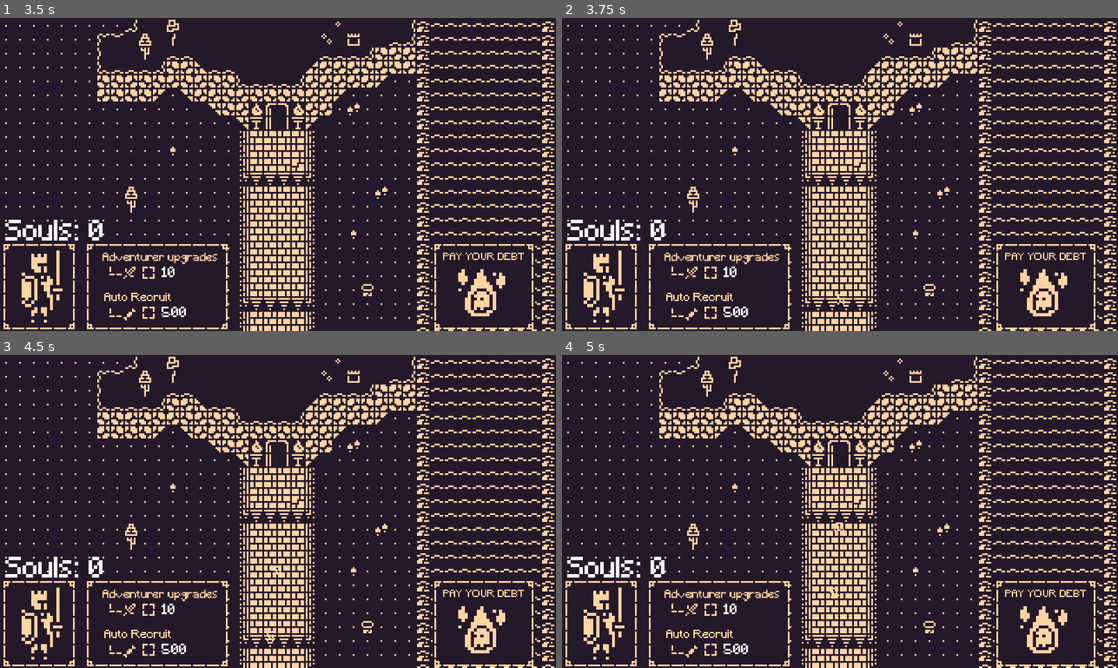
Above: before the commit, frames 1-4 (two rows, left to right).
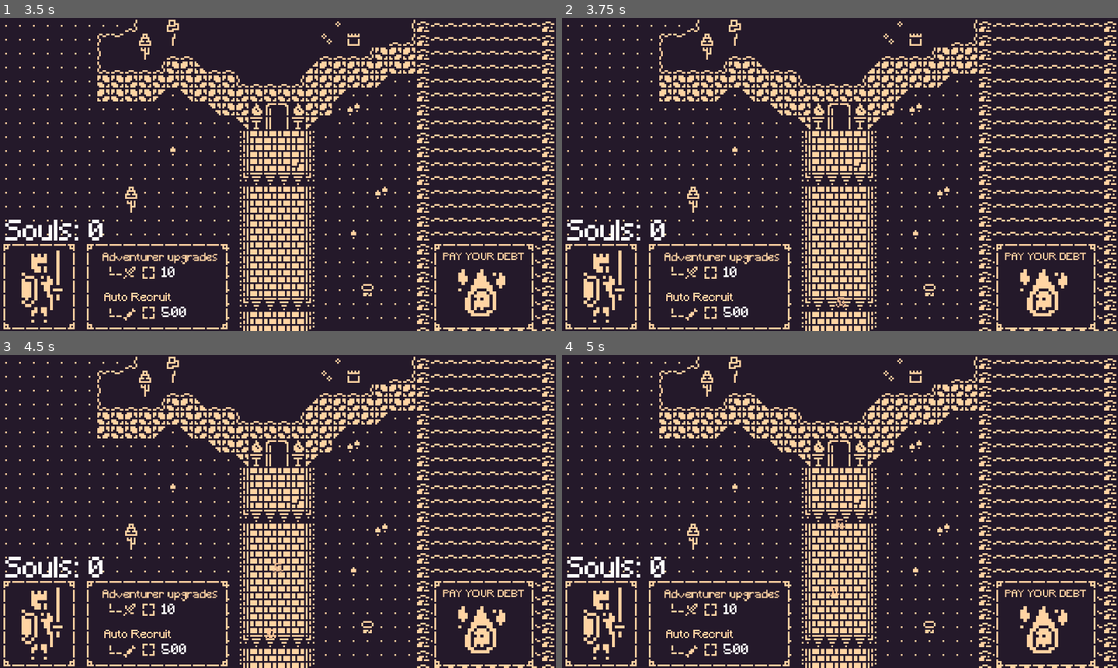
Above: after the commit, the same moments.

Repository: taylorlosch/Jamsepticeye_2025
Game: Godot game, scene res://scenes/main.tscn
Same seed, same stepped clock (60 frames per second), same inputs: the game is played once before the commit and once after it. The project has no main scene, so this scene is started directly.
Inputs (mouse positions are in pixels of both pictures, inside the frame that each line leads up to):
- Up to frame 1 (3.5 s): click "10" at 0.5 s; click "500" at 1.25 s; click (483, 290) at 2.02 s; click (483, 290) at 2.77 s
- Up to frame 2 (3.75 s): click (600, 287) at 3.5 s
- Up to frame 3 (4.5 s): click (38, 624) at 4.25 s
- Up to frame 4 (5 s): no input

Frame 1 is identical in both runs. In frame 2, less than 0.1% of the frame differs, in the area x 49-52%, y 88-93%; in frame 3, less than 0.1%, in the area x 47-51%, y 66-92%; in frame 4, less than 0.1%.

Commit message:
added pay debt button

Diff:
--- a/adventurer-game/autoload/game_manager.gd
+++ b/adventurer-game/autoload/game_manager.gd
@@ -5,8 +5,8 @@
 
 
 var auto_spawn_enabled: bool = false
-var auto_spawn_rate: float = 1.0  # Seconds between auto-spawns
-var auto_spawn_level: int = 0  # Track how many times upgraded
+var auto_spawn_rate: float = 1.0
+var auto_spawn_level: int = 0
 
 # Called when spirit is collected
 func add_spirits(amount: int) -> void:
--- a/adventurer-game/scenes/main.tscn
+++ b/adventurer-game/scenes/main.tscn
@@ -742,7 +742,7 @@
 grow_vertical = 0
 theme_override_styles/panel = SubResource("StyleBoxFlat_tbgi4")
 
-[node name="PayDebt" type="TextureButton" parent="UI/BottomPanel2"]
+[node name="PayDebtButton" type="TextureButton" parent="UI/BottomPanel2"]
 layout_mode = 0
 offset_left = 13.0
 offset_top = 12.0
--- a/adventurer-game/scripts/dungeon.gd
+++ b/adventurer-game/scripts/dungeon.gd
@@ -5,16 +5,14 @@
 	area_entered.connect(_on_area_entered)
 
 func _process(delta: float) -> void:
-	# Get all overlapping areas
 	var overlapping = get_overlapping_areas()
 
-	# Delete any heroes touching the dungeon
 	for area in overlapping:
 		if area.name == "Hero":
 			if area.has_method("die"):
-				area.die()  # Call hero's die function
+				area.die()
 			else:
-				area.queue_free()  # Fallback
+				area.queue_free()
 
 func _on_body_entered(body: Node2D) -> void:
 	print("Body entered: ", body.name)
--- a/adventurer-game/scripts/hero.gd
+++ b/adventurer-game/scripts/hero.gd
@@ -1,19 +1,31 @@
 extends Area2D
-
 
 var spirit_scene = preload("res://scenes/spirit.tscn")
 var target_position: Vector2 = Vector2.ZERO
 var speed: float = 50.0
 var spirit_worth: int = 1
 
+var bob_speed: float = 0.0
+var bob_amount: float = 0.0
+var bob_offset: float = 0.0
 
+func _ready() -> void:
+	bob_speed = randf_range(0.01, 0.02)
+	bob_amount = randf_range(1.5, 3.0)
+	bob_offset = randf_range(0.0, TAU)
+
+	# Optional: Random color tint
+	$AnimatedSprite2D.modulate = Color(
+		randf_range(0.8, 1.0),
+		randf_range(0.8, 1.0),
+		randf_range(0.8, 1.0)
+	)
 
 func _process(delta: float) -> void:
 	var direction = (target_position - global_position).normalized()
-	var perpendicular = Vector2(-direction.y, direction.x)
-	var wobble = sin(Time.get_ticks_msec() * 0.01) * 2.0
 	global_position += direction * speed * delta
-	global_position += perpendicular * wobble * delta
+	var bob = sin(Time.get_ticks_msec() * bob_speed + bob_offset) * bob_amount
+	$AnimatedSprite2D.position.y = bob
 
 	if global_position.distance_to(target_position) < 10.0:
 		die()
@@ -27,4 +39,5 @@
 		var spirit = spirit_scene.instantiate()
 		spirit.global_position = global_position
 		get_parent().add_child(spirit)
+
 	queue_free()
--- a/adventurer-game/scripts/main.gd
+++ b/adventurer-game/scripts/main.gd
@@ -6,10 +6,15 @@
 var upgrade_more_heroes_cost: int = 10
 var upgrade_auto_spawn_cost: int = 500
 var auto_spawn_timer: float = 0.0
+var pay_debt_cost: int = 10000
+
+var total_souls_earned: int = 0
 
 @onready var hero_spawn_btn = $UI/BottomPanel/HeroSpawnButton
+@onready var spirit_label = $UI/SpiritCountLabel
 @onready var upgrade_more_heroes_btn = $UI/BottomPanel/UpgradeMoreHeroesButton
 @onready var upgrade_auto_spawn_btn = $UI/BottomPanel/UpgradeAutoSpawnButton
+@onready var pay_debt_btn = $UI/BottomPanel2/PayDebtButton
 
 func _ready() -> void:
 
@@ -17,36 +22,28 @@
 	hero_spawn_btn.button_down.connect(_on_hero_button_down)
 	hero_spawn_btn.button_up.connect(_on_hero_button_up)
 
-
+	pay_debt_btn.pressed.connect(_on_pay_debt_pressed)
 	upgrade_more_heroes_btn.pressed.connect(_on_upgrade_more_heroes_pressed)
 	upgrade_auto_spawn_btn.pressed.connect(_on_upgrade_auto_spawn_pressed)
 	update_upgrade_button_text()
 	update_auto_spawn_button_text()
+	update_pay_debt_button_text()
 
 func _on_upgrade_more_heroes_pressed() -> void:
-	# Try to buy the upgrade
 	if GameManager.spend_spirits(upgrade_more_heroes_cost):
-		# Increase heroes per click
 		GameManager.heroes_per_click += 1
 		print("Upgraded! Heroes per click: ", GameManager.heroes_per_click)
-
-		# Increase cost for next upgrade (doubles each time)
 		upgrade_more_heroes_cost *= 2
-
-		# Update button display
 		update_upgrade_button_text()
 	else:
 		print("Not enough spirits! Need ", upgrade_more_heroes_cost, " but have ", GameManager.spirits)
 
 func update_upgrade_button_text() -> void:
-	# Update the button text to show next level and cost
 	var next_level = GameManager.heroes_per_click + 1
 
-	# If using a Label child for cost display
 	if upgrade_more_heroes_btn.has_node("CostLabel"):
 		upgrade_more_heroes_btn.get_node("CostLabel").text = str(upgrade_more_heroes_cost)
 	else:
-		# If using button text directly
 		upgrade_more_heroes_btn.text = "x" + str(next_level) + "\n" + str(upgrade_more_heroes_cost)
 
 
@@ -85,61 +82,80 @@
 		await get_tree().create_timer(0.05).timeout
 
 func spawn_heroes_auto() -> void:
-	# Multiplicative: 4, 8, 16, 32, 64...
 	var heroes_to_spawn = 4 * pow(4, GameManager.auto_spawn_level)
 
 	for i in heroes_to_spawn:
 		var hero = hero_scene.instantiate()
 
-		# Random spawn position
 		var random_x = randf_range(140, 180)
 		hero.global_position = Vector2(random_x, 170)
-
-		# Set target
 		hero.target_position = $Dungeon.global_position
-
-		# Add to scene
 		add_child(hero)
-
-		# Small delay between spawns
 		await get_tree().create_timer(0.05).timeout
 
 func _on_upgrade_auto_spawn_pressed() -> void:
-	# Try to buy the upgrade
 	if GameManager.spend_spirits(upgrade_auto_spawn_cost):
-		# First purchase enables auto-spawn
 		if not GameManager.auto_spawn_enabled:
 			GameManager.auto_spawn_enabled = true
 			print("Auto-spawn enabled!")
 		else:
-			# Subsequent purchases improve it
 			GameManager.auto_spawn_level += 1
-			# Make it spawn faster
 			GameManager.auto_spawn_rate = max(0.5, GameManager.auto_spawn_rate * 0.8)
 			print("Auto-spawn upgraded! Level: ", GameManager.auto_spawn_level)
-
-		# Increase cost dramatically (500 -> 2000 -> 8000)
 		upgrade_auto_spawn_cost *= 4
-
-		# Update button display
 		update_auto_spawn_button_text()
 	else:
 		print("Not enough spirits! Need ", upgrade_auto_spawn_cost, " but have ", GameManager.spirits)
 
 func update_auto_spawn_button_text() -> void:
-	# Show cost
 	if upgrade_auto_spawn_btn.has_node("CostLabel"):
 		upgrade_auto_spawn_btn.get_node("CostLabel").text = str(upgrade_auto_spawn_cost)
 	else:
 		upgrade_auto_spawn_btn.text = str(upgrade_auto_spawn_cost)
 
+func _on_pay_debt_pressed() -> void:
+	var cost = 10
+
+	if GameManager.spend_spirits(cost):
+		print("Debt paid! Triggering ending...")
+		# TODO: Add ending sequence later
+	else:
+		print("Not enough souls! Need ", cost, " but have ", GameManager.spirits)
+
+func update_pay_debt_button_text() -> void:
+	var cost = 10000
+
+	if pay_debt_btn.has_node("CostLabel"):
+		pay_debt_btn.get_node("CostLabel").text = str(cost)
+
 func _process(delta: float) -> void:
-	$UI/SpiritCountLabel.text = "Souls: " + str(GameManager.spirits)
-		# Auto-spawn heroes if enabled
+	# Update spirit count display
+	spirit_label.text = "Souls: " + str(GameManager.spirits)
+
+	# Track total souls (current + spent)
+	total_souls_earned = GameManager.spirits + get_total_spent()
+
+	# Auto-spawn heroes if enabled
 	if GameManager.auto_spawn_enabled:
 		auto_spawn_timer += delta
 
-		# Time to spawn?
 		if auto_spawn_timer >= GameManager.auto_spawn_rate:
-			auto_spawn_timer = 0.0  # Reset timer
+			auto_spawn_timer = 0.0
 			spawn_heroes_auto()
+
+func get_total_spent() -> int:
+	# Calculate how much was spent on upgrades
+	# This is an approximation - you could track it more precisely
+	var spent = 0
+
+	# Heroes per click upgrades (10, 20, 40, 80...)
+	if GameManager.heroes_per_click > 1:
+		for i in range(1, GameManager.heroes_per_click):
+			spent += 10 * pow(2, i - 1)
+
+	# Auto spawn upgrades (500, 2000, 8000...)
+	if GameManager.auto_spawn_level > 0:
+		for i in range(GameManager.auto_spawn_level):
+			spent += 500 * pow(4, i)
+
+	return spent
